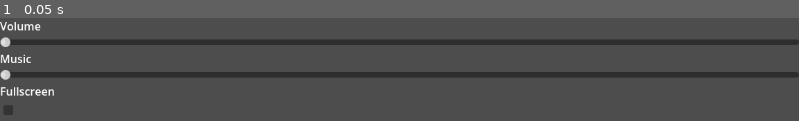
Above: before the commit, frame 1.
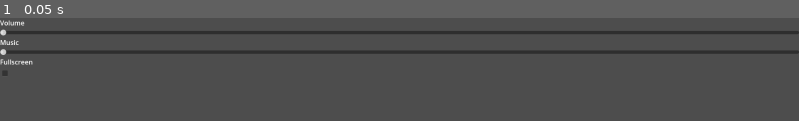
Above: after the commit, the same moment.

Repository: PurplePerpule/IndieHubJam
Game: Godot game, scene res://Interface/Settings/Settings.tscn
The game is run twice, just before and just after one commit, with the same random seed, the same clock (stepped at 60 frames per second) and the same inputs. The project has no main scene, so this scene is started directly.
Inputs:
- Up to frame 1 (0.05 s): no input

The runs differ from the first frame. In frame 1, 17% of the frame differs, in the area x 0-100%, y 1-95%.

Commit message:
Settings fullscreen

Diff:
--- a/pluto's-dance/Interface/Settings/Settings.tscn
+++ b/pluto's-dance/Interface/Settings/Settings.tscn
@@ -45,3 +45,4 @@
 
 [connection signal="value_changed" from="MarginContainer/VBoxContainer/Volume" to="." method="_on_volume_value_changed"]
 [connection signal="value_changed" from="MarginContainer/VBoxContainer/Music" to="." method="_on_music_value_changed"]
+[connection signal="toggled" from="MarginContainer/VBoxContainer/Fullscreen" to="." method="_on_fullscreen_toggled"]
--- a/pluto's-dance/Interface/Settings/settings.gd
+++ b/pluto's-dance/Interface/Settings/settings.gd
@@ -12,3 +12,12 @@
 
 func _on_music_value_changed(value):
 	print("music - " + str(value))
+
+
+func _on_fullscreen_toggled(toggled_on):
+	print("Fullscreen - " + str(toggled_on))
+
+	if toggled_on:
+		DisplayServer.window_set_mode(DisplayServer.WINDOW_MODE_FULLSCREEN)
+	else:
+		DisplayServer.window_set_mode(DisplayServer.WINDOW_MODE_WINDOWED)
--- a/pluto's-dance/project.godot
+++ b/pluto's-dance/project.godot
@@ -13,6 +13,15 @@
 config/name="Pluto's Dance"
 config/features=PackedStringArray("4.3", "Forward Plus")
 config/icon="res://icon.svg"
+
+[autoload]
+
+GlobalAudioServer="*res://Scripts/AudioServer.gd"
+
+[display]
+
+window/size/viewport_width=1920
+window/size/viewport_height=1080
 
 [input]
 
